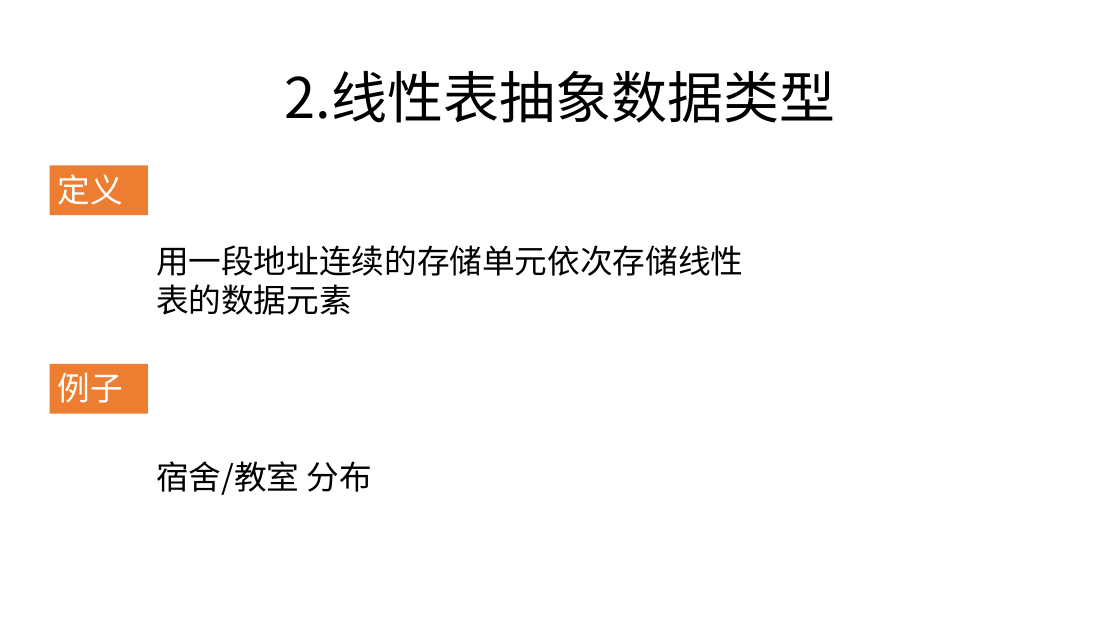
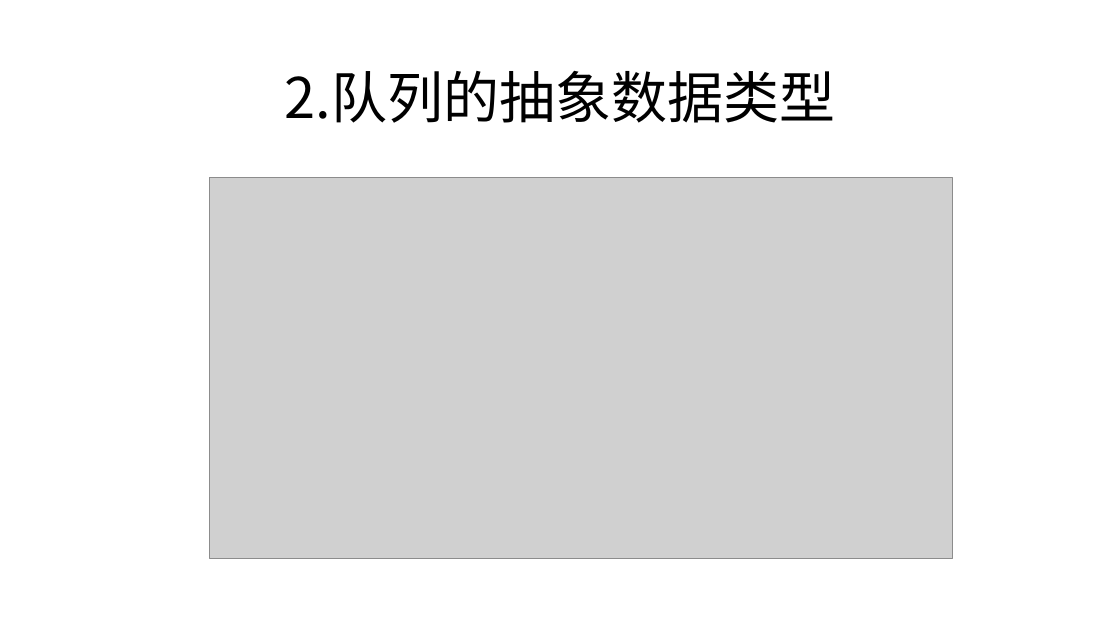
Before and after one commit to zjyesir/hmc_data_structure, a slide deck: slide 4 of ppt/3.2 队列.pptx. Drawn at 1120x630 pixels with LibreOffice and Linux fonts; fonts in the diff are those of the drawing; grey boxes stand for pictures; background and template pictures are left out. Boxes give left, top, right and bottom in pixels: in the first picture for what was removed or moved away, otherwise in the second. Text is boxed around its words. In the diff, an @@ line names an element or a change of style, - is before the commit and + after.

Commit message:
队列

```diff
--- a/ppt/3.2 队列.pptx
+++ b/ppt/3.2 队列.pptx
@@ text at [285,70,836,123]: text changed @@
-2.线性表抽象数据类型
+2.队列的抽象数据类型
@@ rectangle removed at [50,166,148,215] @@
-定义
@@ picture added at [210,177,953,559] @@
@@ text removed at [156,245,743,315] @@
-用一段地址连续的存储单元依次存储线性表的数据元素
@@ rectangle removed at [50,364,148,413] @@
-例子
@@ text removed at [156,461,372,495] @@
-宿舍/教室 分布
```
Also in this commit, not shown: 3 other slides changed, 8 slides added, 2 slides removed, 13 other files.
